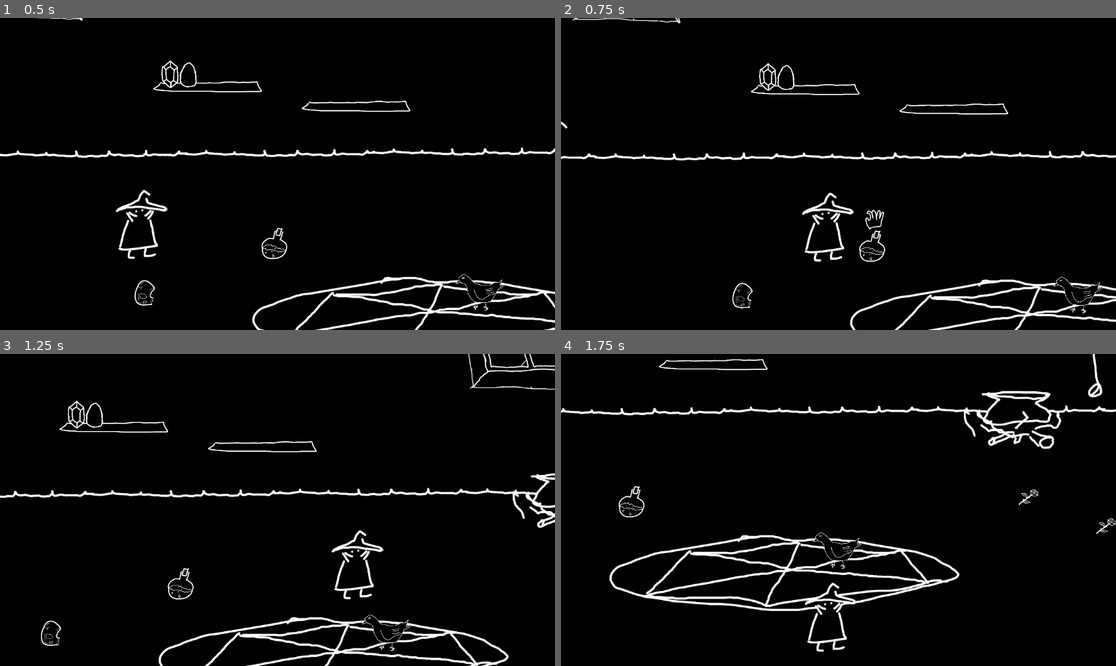
Above: before the commit, frames 1-4 (two rows, left to right).
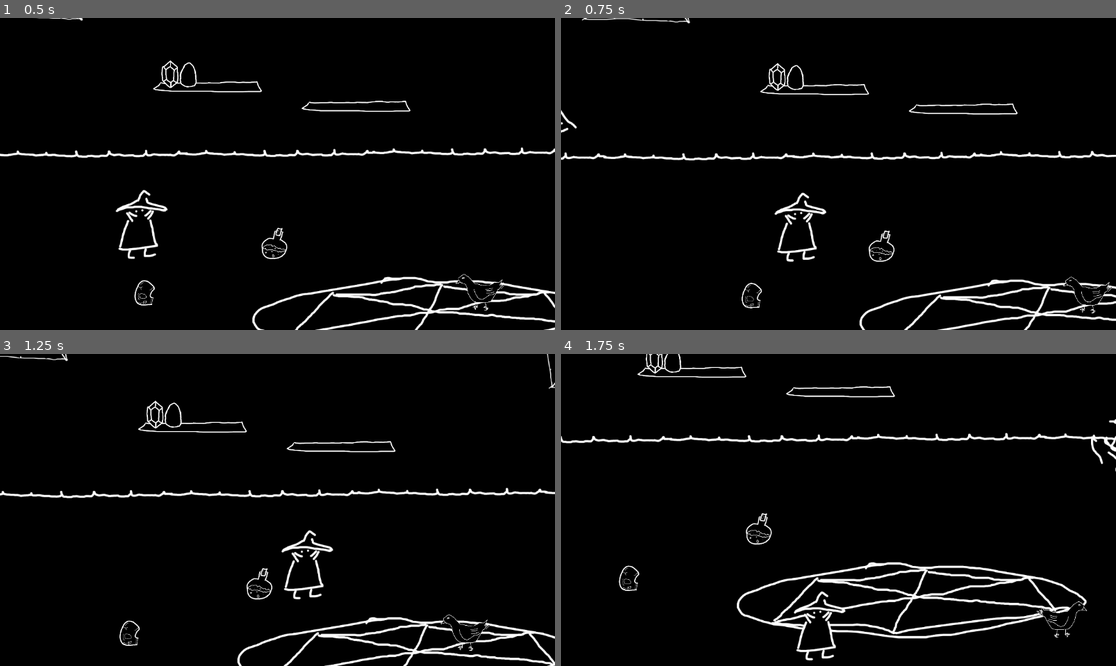
Above: after the commit, the same moments.

Repository: Badrpas/ld55-apr-2024
Game: Godot game, scene res://simulation.tscn
Same seed, same stepped clock (60 frames per second), same inputs: the game is played once before the commit and once after it.
Inputs:
- Up to frame 1 (0.5 s): no input
- Up to frame 2 (0.75 s): hold D (right) from 0.53 s (still down); tap E (UseE) at 0.6 s
- Up to frame 3 (1.25 s): keep holding D (right)
- Up to frame 4 (1.75 s): release D (right) at 1.28 s; hold S (down) from 1.28 s (still down); tap E (UseE) at 1.35 s

Frame 1 is identical in both runs. In frame 2, 5.3% of the frame differs, in the area x 0-100%, y 0-100%; in frame 3, 8.0%; in frame 4, 11%, in the area x 0-100%, y 0-99%.

Commit message:
feathers

Diff:
--- a/chikin.tscn
+++ b/chikin.tscn
@@ -1,7 +1,13 @@
-[gd_scene load_steps=3 format=3 uid="uid://c40ynrs1svlj6"]
+[gd_scene load_steps=5 format=3 uid="uid://c40ynrs1svlj6"]
 
 [ext_resource type="Script" path="res://src/chikin.gd" id="1_h5fsi"]
 [ext_resource type="Texture2D" uid="uid://cxbxrixc1hkyo" path="res://assets/chikin.png" id="1_m8xb6"]
+
+[sub_resource type="CircleShape2D" id="CircleShape2D_fdsqr"]
+radius = 418.617
+
+[sub_resource type="CircleShape2D" id="CircleShape2D_jny8g"]
+radius = 110.005
 
 [node name="Chikin" type="Node2D"]
 script = ExtResource("1_h5fsi")
@@ -10,3 +16,19 @@
 position = Vector2(-5, -49)
 scale = Vector2(0.23913, 0.23913)
 texture = ExtResource("1_m8xb6")
+
+[node name="Area2D" type="Area2D" parent="."]
+
+[node name="CollisionShape2D" type="CollisionShape2D" parent="Area2D"]
+shape = SubResource("CircleShape2D_fdsqr")
+debug_color = Color(0.894118, 0, 0.780392, 0)
+
+[node name="shedding_spot" type="Area2D" parent="."]
+
+[node name="CollisionShape2D" type="CollisionShape2D" parent="shedding_spot"]
+position = Vector2(0, -13)
+shape = SubResource("CircleShape2D_jny8g")
+debug_color = Color(0.815686, 0.403922, 0.0745098, 0.109804)
+
+[connection signal="body_entered" from="Area2D" to="." method="player_entered"]
+[connection signal="body_exited" from="Area2D" to="." method="player_exited"]
--- /dev/null
+++ b/feather.tscn
@@ -0,0 +1,24 @@
+[gd_scene load_steps=4 format=3 uid="uid://dbg7nbt676y7s"]
+
+[ext_resource type="Texture2D" uid="uid://dv84bvfgn5ohy" path="res://assets/feather.png" id="1_jo67o"]
+[ext_resource type="Script" path="res://src/Consumable.gd" id="1_ktmkk"]
+
+[sub_resource type="CircleShape2D" id="CircleShape2D_nu0pw"]
+radius = 75.0117
+
+[node name="Feather" type="Node2D" node_paths=PackedStringArray("override_root") groups=["feathers"]]
+scale = Vector2(0.903966, 0.903966)
+script = ExtResource("1_ktmkk")
+override_root = NodePath(".")
+
+[node name="Feather" type="Sprite2D" parent="."]
+position = Vector2(9, -25)
+scale = Vector2(0.775707, 0.775707)
+texture = ExtResource("1_jo67o")
+
+[node name="Area2D" type="Area2D" parent="."]
+
+[node name="CollisionShape2D" type="CollisionShape2D" parent="Area2D"]
+position = Vector2(-2, -22)
+shape = SubResource("CircleShape2D_nu0pw")
+debug_color = Color(0, 0.6, 0.701961, 0)
--- a/simulation.tscn
+++ b/simulation.tscn
@@ -36,6 +36,7 @@
 [ext_resource type="PackedScene" uid="uid://c40ynrs1svlj6" path="res://chikin.tscn" id="31_1tu66"]
 [ext_resource type="Script" path="res://src/Roses.gd" id="32_q3uk5"]
 [ext_resource type="PackedScene" uid="uid://cmicflpi76s2g" path="res://skull.tscn" id="36_mdrnu"]
+[ext_resource type="Script" path="res://src/walk_area.gd" id="37_brcjq"]
 
 [sub_resource type="RectangleShape2D" id="RectangleShape2D_cwvet"]
 size = Vector2(5741, 287)
@@ -263,6 +264,11 @@
 [sub_resource type="RectangleShape2D" id="RectangleShape2D_jbwaw"]
 size = Vector2(303.5, 54)
 
+[sub_resource type="RectangleShape2D" id="RectangleShape2D_oykyo"]
+
+[sub_resource type="RectangleShape2D" id="RectangleShape2D_go535"]
+size = Vector2(3646, 530.5)
+
 [node name="Simulation" type="Node2D"]
 y_sort_enabled = true
 script = ExtResource("1_vo1iw")
@@ -619,6 +625,7 @@
 shape = SubResource("CircleShape2D_yxk40")
 
 [node name="cam_target" type="Node2D" parent="book_trigger"]
+z_index = 950
 position = Vector2(-376, 533)
 
 [node name="HexagonHint" type="Sprite2D" parent="book_trigger/cam_target"]
@@ -626,7 +633,6 @@
 texture = ExtResource("23_y74tx")
 
 [node name="Phial" type="Sprite2D" parent="book_trigger/cam_target"]
-z_index = 252
 position = Vector2(239, -36)
 texture = ExtResource("24_7kaxt")
 
@@ -687,7 +693,7 @@
 rotation = 0.00201594
 script = ExtResource("2_kbiok")
 pawn = NodePath("..")
-speed = 1200.0
+speed = 700.0
 
 [node name="Roses" type="Sprite2D" parent="." node_paths=PackedStringArray("override_root")]
 position = Vector2(-1302, 92)
@@ -716,6 +722,17 @@
 position = Vector2(212, 519)
 ingredients = Array[String](["rose"])
 
+[node name="walk_area" type="Node2D" parent="."]
+script = ExtResource("37_brcjq")
+shape = SubResource("RectangleShape2D_oykyo")
+
+[node name="CollisionShape2D" type="CollisionShape2D" parent="walk_area"]
+position = Vector2(223, 649.25)
+shape = SubResource("RectangleShape2D_go535")
+debug_color = Color(0.960784, 0.196078, 0, 0)
+
+[node name="Bottle" type="Node2D" parent="."]
+
 [connection signal="body_entered" from="Book/Area2D" to="Book" method="on_enter_smth"]
 [connection signal="body_exited" from="Book/Area2D" to="Book" method="on_exit_smth"]
 
--- a/src/chikin.gd
+++ b/src/chikin.gd
@@ -1,12 +1,72 @@
 extends Node2D
 
+@onready var Feather: PackedScene = preload('res://feather.tscn')
 @onready var fire = get_tree().root.get_node('Simulation/Hexagram/Fire')
+@onready var walk_zone: CollisionShape2D = $'../walk_area/CollisionShape2D'
+@onready var target: Vector2 = position
+
+
+var speed = 600
+
+var playa: Player
 
 func _ready():
     assert(fire)
+    $shedding_spot.connect('body_entered', shed)
 
 
+func _physics_process(delta):
+    z_index = position.y - 40
 
-# Called every frame. 'delta' is the elapsed time since the previous frame.
-func _process(delta):
-    z_index = position.y - 40
+    var diff = target - global_position
+    var dist = diff.length_squared()
+    if dist < 100:
+        if player_nearby:
+            run_b(playa)
+        return
+
+    if diff.x > 0 and scale.x > 0:
+        scale.x *= -1
+    if diff.x < 0 and scale.x < 0:
+        scale.x *= -1
+
+    position += diff.normalized() * speed * delta
+
+var player_nearby = false
+
+func player_entered(body):
+    if not body is Player: return;
+    playa = body
+    player_nearby = true
+    run_b(body)
+func player_exited(body):
+    if not body is Player: return;
+    player_nearby = false
+
+func run_b(player: Player):
+    var rect = walk_zone.shape.get_rect()
+    rect.position += walk_zone.position
+    target = player.global_position
+    var diff = global_position - player.global_position
+    var dir = diff.normalized()
+
+    var move_dist = randf_range(400, 700)
+    for i in range(0, 6):
+        var k = 0.
+        if i > 0: k = PI / (7. - i)
+        for try in range(0, 4):
+            target = global_position + dir.rotated(randf_range(-k, k)) * move_dist
+            if rect.has_point(target):
+                return
+    target.x = randf_range(rect.position.x, rect.end.x)
+    target.y = randf_range(rect.position.y, rect.end.y)
+
+
+func shed(body):
+    if not body is Player: return
+    var existsing = get_tree().get_nodes_in_group("feathers")
+    if existsing.size() > 1:
+        return
+    var f = Feather.instantiate()
+    get_tree().root.get_node('Simulation').add_child.call_deferred(f)
+    f.position = global_position + Vector2.UP
--- /dev/null
+++ b/src/walk_area.gd
@@ -0,0 +1,12 @@
+extends Node2D
+
+@export var shape: Shape2D
+
+# Called when the node enters the scene tree for the first time.
+func _ready():
+	pass # Replace with function body.
+
+
+# Called every frame. 'delta' is the elapsed time since the previous frame.
+func _process(delta):
+	pass
Binary file added: assets/feather.png
Not shown, added: assets/feather.png.import
Binary file changed: assets/hexagon_hint.png
Binary file changed: assets/phial.png
Binary file added: assets/pixel.png
Not shown, added: assets/pixel.png.import
Not shown: 1 places in simulation.tscn that only renumber resources
Not shown, changed: assets/.design.kra-autosave.kra
